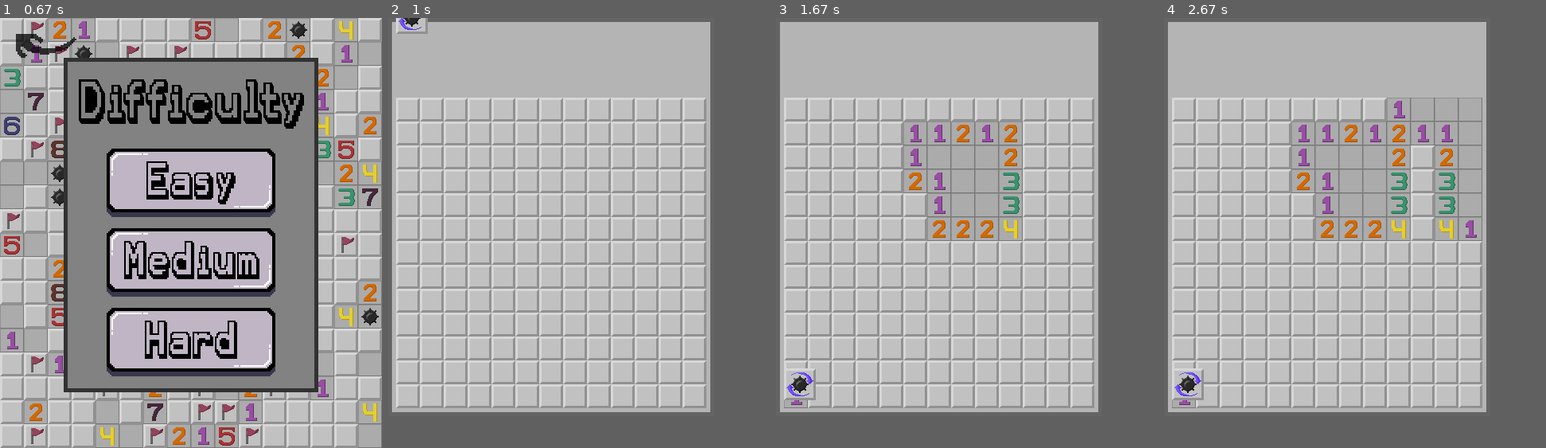
Above: before the commit, frames 1-4 (left to right).
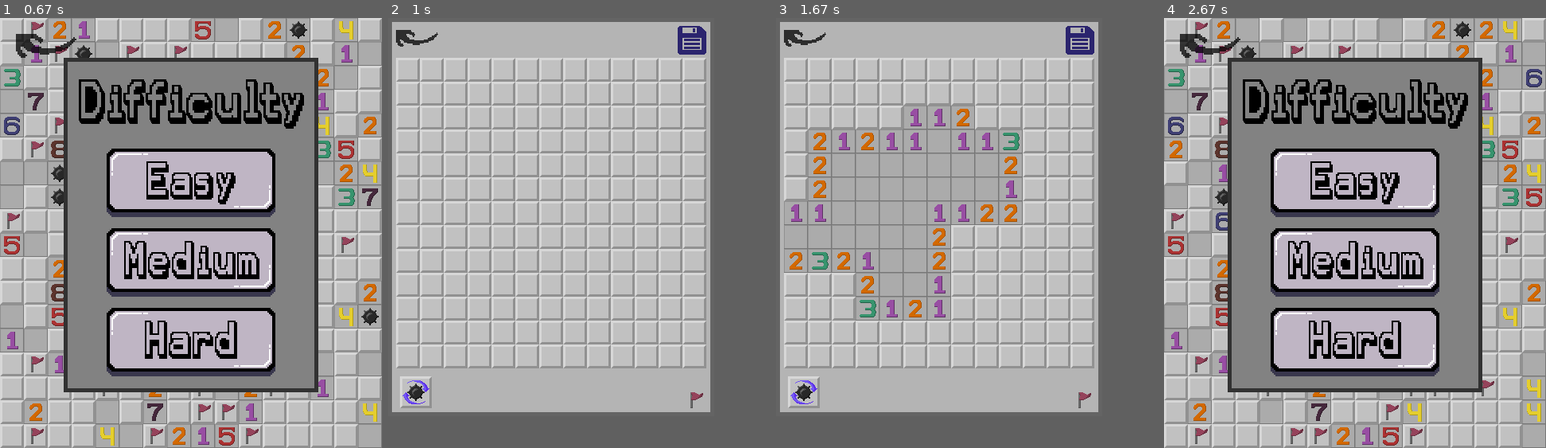
Above: after the commit, the same moments.

Repository: ctu-pjin/2024-i-hra-miny
Game: pygame game, started from pygame_part.py
The game is run twice, just before and just after one commit, with the same random seed, the same clock (stepped at 60 frames per second) and the same inputs.
Inputs (mouse positions are in pixels of both pictures, inside the frame that each line leads up to):
- Up to frame 1 (0.67 s): click (191, 306) at 0.38 s
- Up to frame 2 (1 s): press the mouse at (579, 185) at 0.7 s; move the mouse to (552, 224) at 0.8 s; release the mouse at (529, 263) at 0.93 s
- Up to frame 3 (1.67 s): press the mouse at (967, 185) at 1.03 s; move the mouse to (1005, 138) at 1.13 s; release the mouse at (1047, 91) at 1.27 s; press the mouse at (802, 392) at 1.37 s; move the mouse to (856, 336) at 1.47 s; release the mouse at (909, 280) at 1.6 s
- Up to frame 4 (2.67 s): click (1431, 108) at 1.72 s; click (1194, 39) at 2.05 s; press the mouse at (1431, 108) at 2.53 s; move the mouse to (1408, 224) at 2.63 s
In our replay, in frame 4 the window is 410x500 before the commit and 480x540 after it. These sizes can differ from the game's own. Grey fills any space a smaller window leaves; there, only what the larger window draws over its background counts as a difference.

Frame 1 is identical in both runs. In frame 2, 15% of the frame differs, in the area x 2-84%, y 0-91%; in frame 3, 21%; in frame 4, 61%, in the area x 0-100%, y 0-100%.

Commit message:
Vylepšení Game UI a propojení funkcionality s tlačítky

Diff:
--- a/pole_funkce.py
+++ b/pole_funkce.py
@@ -18,8 +18,6 @@
             elif item == 9:
                 field[i,j] = -1
     uncaged_mines = total_mines - caged_mines
-    print(uncaged_mines)
-    print
     return uncaged_mines, field
 
 def reshuffle(field, bool_field):
@@ -148,9 +146,7 @@
     return field, bool_field
 
 
-def click(x, y, cell_size = 30):
-    dh = 100
-    dw = 10
+def click(x, y, dw, dh, cell_size = 30):
     row = int((y - dh)/cell_size)
     column = int((x-dw)/cell_size)
     return row, column
--- a/pygame_part.py
+++ b/pygame_part.py
@@ -12,6 +12,9 @@
 pygame.init()
 
 screen_width, screen_height = 480, 540
+screen_width_game, screen_height_game = 100, 100
+dw = 10
+dh = 50
 
 MENU_SCREEN_DIMENSIONS = (480, 540)
 GAME_SCREEN_DIMENSIONS = (1024, 768)
@@ -28,6 +31,8 @@
 load_surf_on = pygame.image.load("surfaces/load_button_on.png").convert_alpha()
 back_arrow_surf_on = pygame.image.load("surfaces/back_arrow_flow_on.png").convert_alpha()
 back_arrow_surf_off = pygame.image.load("surfaces/back_arrow_flow_off.png").convert_alpha()
+back_arrow_surf_on_small = pygame.transform.scale_by(back_arrow_surf_on, 0.7)
+back_arrow_surf_off_small = pygame.transform.scale_by(back_arrow_surf_off, 0.7)
 easy_surf_on  = pygame.image.load("surfaces/easy_button_on.png").convert_alpha()
 easy_surf_off  = pygame.image.load("surfaces/easy_button_off.png").convert_alpha()
 medium_surf_on  = pygame.image.load("surfaces/medium_button_on.png").convert_alpha()
@@ -49,52 +54,8 @@
 reshuffle_on_surf = pygame.image.load("surfaces/reshuffle_on.png").convert_alpha()
 reshuffle_off_surf = pygame.image.load("surfaces/reshuffle_off.png").convert_alpha()
 flag_only_surf = pygame.image.load("surfaces/flag_only.png").convert_alpha()
-
-"""Functions for mine_menu background generation"""
-def random_mine_surf():
-    return choice([box_surf] * 30 + [null_surf, flag_surf] * 5 + [mine_surf] * 2 + [one_surf] * 4 + [two_surf] * 3 + [three_surf, four_surf, five_surf] * 2 + [six_surf, seven_surf, eight_surf])
-
-
-def random_mine_screen_plot(w, h, mine_field):
-    random_h, random_w = randint(0, int(h/30)-1), randint(0, int(w/30)-1)
-    mine_field[random_h][random_w] = random_mine_surf()
-    for hh in range(0, h, 30):
-            for ww in range(0, w, 30):
-                screen.blit(mine_field[int(hh/30)][int(ww/30)], (ww, hh))
-
-
-def draw_to_buffer(buffer_surface, mine_field, cell_size=30):
-    """Draw the entire minefield onto the buffer surface."""
-    for row in range(len(mine_field)):
-        for col in range(len(mine_field[row])):
-            buffer_surface.blit(mine_field[row][col], (col * cell_size, row * cell_size))
-
-
-def random_mine_screen_generation(w, h, cell_size = 30):
-    mine_field = []
-    for _ in range(int(h/cell_size)):
-        radek = []
-        for _ in range(int(w/cell_size)):
-            radek.append(random_mine_surf())
-        mine_field.append(radek)
-    return mine_field
-
-
-def update_cell(buffer_surface, mine_field, cell_size=30):
-    """Randomly update a specific cell in the minefield and redraw it on the buffer."""
-    row = randint(0, len(mine_field) - 1)
-    col = randint(0, len(mine_field[0]) - 1)
-    mine_field[row][col] = random_mine_surf()
-    buffer_surface.blit(mine_field[row][col], (col * cell_size, row * cell_size))
-
-
-def load_save():
-    with open("saves.txt") as miny_file:
-        while True:
-            line = miny_file.readline()
-            if line.strip() == "***":
-                break
-            print(line)
+save_icon_on_surf = pygame.image.load("surfaces/save_icon_on.png").convert_alpha()
+save_icon_off_surf = pygame.image.load("surfaces/save_icon_off.png").convert_alpha()
 
 
 # Create rectangles
@@ -109,8 +70,56 @@
 hard_rect_on = hard_surf_on.get_rect(midbottom=(screen_width/2, 450))
 hard_rect_off = hard_surf_off.get_rect(midbottom=(screen_width/2, 450))
 back_arrow_rect = back_arrow_surf_off.get_rect(topleft = (20, 20))
+back_arrow_rect_small = back_arrow_surf_off_small.get_rect(topleft = (10, 15))
 reshuffle_rect = reshuffle_on_surf.get_rect(bottomleft = (10, 20))
 flag_rect = flag_only_surf.get_rect(bottomright = (screen_width-10, screen_height-10))
+
+
+"""Functions for mine_menu background generation"""
+def random_mine_surf():
+    return choice([box_surf] * 30 + [null_surf, flag_surf] * 5 + [mine_surf] * 2 + [one_surf] * 4 + [two_surf] * 3 + [three_surf, four_surf, five_surf] * 2 + [six_surf, seven_surf, eight_surf])
+
+
+def random_mine_screen_plot(w, h, mine_field):
+    random_h, random_w = randint(0, int(h/30)-1), randint(0, int(w/30)-1)
+    mine_field[random_h][random_w] = random_mine_surf()
+    for hh in range(0, h, 30):
+            for ww in range(0, w, 30):
+                screen.blit(mine_field[int(hh/30)][int(ww/30)], (ww, hh))
+
+
+def draw_to_buffer(buffer_surface, mine_field, cell_size=30):
+    """Draw the entire minefield onto the buffer surface."""
+    for row in range(len(mine_field)):
+        for col in range(len(mine_field[row])):
+            buffer_surface.blit(mine_field[row][col], (col * cell_size, row * cell_size))
+
+
+def random_mine_screen_generation(w, h, cell_size = 30):
+    mine_field = []
+    for _ in range(int(h/cell_size)):
+        radek = []
+        for _ in range(int(w/cell_size)):
+            radek.append(random_mine_surf())
+        mine_field.append(radek)
+    return mine_field
+
+
+def update_cell(buffer_surface, mine_field, cell_size=30):
+    """Randomly update a specific cell in the minefield and redraw it on the buffer."""
+    row = randint(0, len(mine_field) - 1)
+    col = randint(0, len(mine_field[0]) - 1)
+    mine_field[row][col] = random_mine_surf()
+    buffer_surface.blit(mine_field[row][col], (col * cell_size, row * cell_size))
+
+
+def load_save():
+    with open("saves.txt") as miny_file:
+        while True:
+            line = miny_file.readline()
+            if line.strip() == "***":
+                break
+            print(line)
 
 
 # Part for loading fonts
@@ -132,8 +141,6 @@
 
 
 def plot_bool_field(bool_field, field, cell_size = 30): # minefield plotting
-    dw = 10
-    dh = 100
     for row in range(len(field)):
         for col in range(len(field[row])):
             match bool_field[row,col]:
@@ -165,8 +172,6 @@
                     screen.blit(flag_surf, (col*cell_size+dw, row*cell_size+dh))
 
 def plot_empty_field(width, height, cell_size = 30):
-    dw = 10
-    dh = 100
     for row in range(height):
         for col in range(width):
             screen.blit(box_surf, (col*cell_size+dw, row*cell_size+dh))
@@ -178,7 +183,7 @@
     first_click = False
     new_game_menu = False
     game = False
-    global screen
+    global screen, screen_height_game, screen_width_game
     load_save()
     mines_rect = pygame.Rect(0, 0, 0, 0)
 
@@ -200,11 +205,11 @@
                 if event.type == pygame.MOUSEBUTTONUP:
                     if event.button == 1:
                         if easy_rect_on.collidepoint(pygame.mouse.get_pos()):
-                            width, height, pocet_min = 9, 9, 15
+                            width, height, pocet_min = 9, 9, 12
                         elif medium_rect_on.collidepoint(pygame.mouse.get_pos()):
                             width, height, pocet_min = 13, 13, 30
                         elif hard_rect_on.collidepoint(pygame.mouse.get_pos()):
-                            width, height, pocet_min = 30, 18, 160
+                            width, height, pocet_min = 60, 30, 130
                         elif back_arrow_rect.collidepoint(pygame.mouse.get_pos()):
                             screen = pygame.display.set_mode(MENU_SCREEN_DIMENSIONS)
                             menu = True
@@ -213,8 +218,10 @@
 
                         # Set up the game if a difficulty button was clicked
                         if easy_rect_on.collidepoint(pygame.mouse.get_pos()) or medium_rect_on.collidepoint(pygame.mouse.get_pos()) or hard_rect_on.collidepoint(pygame.mouse.get_pos()):
-                            mines_rect = pygame.Rect(10, 100, width*30, height*30)
-                            screen = pygame.display.set_mode((width*30+20, height*30 + 110))
+                            mines_rect = pygame.Rect(dw, dh, width*30, height*30)
+                            screen_width_game = width*30 + dw + 10
+                            screen_height_game = height*30 + 2*dh + 10
+                            screen = pygame.display.set_mode((screen_width_game, screen_height_game))
                             new_game_menu = False
                             game = True
                             first_click = True
@@ -223,17 +230,31 @@
 
             elif game:
                 if first_click is True:
-                    if event.type == pygame.MOUSEBUTTONDOWN:
+                    if event.type == pygame.MOUSEBUTTONUP:
+                        if event.button == 1 and back_arrow_rect_small.collidepoint(pygame.mouse.get_pos()):
+                            game = False
+                            new_game_menu = True
+                            first_click = True
+                            screen = pygame.display.set_mode(MENU_SCREEN_DIMENSIONS)
+                    elif event.type == pygame.MOUSEBUTTONDOWN:
                         if event.button == 1 and mines_rect.collidepoint(pygame.mouse.get_pos()):
                             x_click, y_click = pygame.mouse.get_pos()[0], pygame.mouse.get_pos()[1]
-                            row, collumn = pole_funkce.click(x_click, y_click)
+                            row, collumn = pole_funkce.click(x_click, y_click, dw, dh)
                             first_click = False
                             field, bool_field = pole_funkce.field_description(width, height, pocet_min, row, collumn)
                 else:
-                    if event.type == pygame.MOUSEBUTTONDOWN:
-                        if event.button == 1 and mines_rect.collidepoint(pygame.mouse.get_pos()):
+                    if event.type == pygame.MOUSEBUTTONUP:
+                        if event.button == 1 and back_arrow_rect_small.collidepoint(pygame.mouse.get_pos()):
+                            game = False
+                            new_game_menu = True
+                            first_click = True
+                            screen = pygame.display.set_mode(MENU_SCREEN_DIMENSIONS)
+                    elif event.type == pygame.MOUSEBUTTONDOWN:
+                        if event.button == 1 and 15 < pygame.mouse.get_pos()[0] < 55 and screen_height_game - 50 < pygame.mouse.get_pos()[1] < screen_height_game - 10:
+                            field, bool_field = pole_funkce.reshuffle(field, bool_field)
+                        elif event.button == 1 and mines_rect.collidepoint(pygame.mouse.get_pos()):
                             x_click, y_click = pygame.mouse.get_pos()[0], pygame.mouse.get_pos()[1]
-                            row, collumn = pole_funkce.click(x_click, y_click)
+                            row, collumn = pole_funkce.click(x_click, y_click, dw, dh)
                             # pole_funkce.update_field(row, collumn)
                             if field[row][collumn] == 9:
                                 ...
@@ -241,13 +262,12 @@
                             field, bool_field = pole_funkce.update_field(field, bool_field, row, collumn)
                         elif event.button == 3 and mines_rect.collidepoint(pygame.mouse.get_pos()):
                             x_click, y_click = pygame.mouse.get_pos()[0], pygame.mouse.get_pos()[1]
-                            row, collumn = pole_funkce.click(x_click, y_click)
+                            row, collumn = pole_funkce.click(x_click, y_click, dw, dh)
                             if bool_field[row][collumn] == 0:
                                 bool_field[row][collumn] = 2
                             elif bool_field[row][collumn] == 2:
                                 bool_field[row][collumn] = 0
-                        elif event.button == 1 and reshuffle_rect.collidepoint(pygame.mouse.get_pos()):
-                            field, bool_field = pole_funkce.reshuffle(field, bool_field)
+
 
         # This part is for drawing pictures on the screen
         if menu:  # this is drawn, while menu is active
@@ -292,26 +312,43 @@
         if game:
             if first_click is True:
                 screen.fill((100, 100, 100))
-                pygame.draw.rect(screen, (180, 180, 180), (5, 5, width*30+10, height*30+100))
+                pygame.draw.rect(screen, (180, 180, 180), (5, 5, width*30+10, height*30+dh*2))
                 plot_empty_field(width, height)
-                if reshuffle_rect.collidepoint(pygame.mouse.get_pos()):
-                    screen.blit(reshuffle_on_surf, reshuffle_rect)
-                else:
-                    screen.blit(reshuffle_off_surf, reshuffle_rect)
-                screen.blit(flag_only_surf, flag_rect)
+
+                if 15 < pygame.mouse.get_pos()[0] < 55 and screen_height_game - 50 < pygame.mouse.get_pos()[1] < screen_height_game - 10:
+                    screen.blit(reshuffle_on_surf, (15, screen_height_game-50))
+                else:
+                    screen.blit(reshuffle_off_surf, (15, screen_height_game-50))
+
+                screen.blit(flag_only_surf, (screen_width_game-30, screen_height_game-30))
+
+                if back_arrow_rect_small.collidepoint(pygame.mouse.get_pos()):
+                    screen.blit(back_arrow_surf_on_small, back_arrow_rect_small)
+                else:
+                    screen.blit(back_arrow_surf_off_small, back_arrow_rect_small)
+
+                if screen_width_game - 46 < pygame.mouse.get_pos()[0] < screen_width_game - 10 and 10 < pygame.mouse.get_pos()[1] < 46:
+                    screen.blit(save_icon_on_surf, (screen_width_game - 46, 10))
+                else:
+                    screen.blit(save_icon_off_surf, (screen_width_game - 46, 10))
             else:
                 # plot_bool_field()
                 screen.fill((100, 100, 100))
-                pygame.draw.rect(screen, (180, 180, 180), (5, 5, width*30+10, height*30+100))
-                """for radek in range(len(bool_field)):
-                    for sloupec in range(len(bool_field[0])):
-                        bool_field[radek][sloupec] = 1"""
+                pygame.draw.rect(screen, (180, 180, 180), (5, 5, width*30+10, height*30 + dh*2))
                 plot_bool_field(bool_field, field)
-                if reshuffle_rect.collidepoint(pygame.mouse.get_pos()):
-                    screen.blit(reshuffle_on_surf, (10, 50+height*30))
-                else:
-                    screen.blit(reshuffle_off_surf, (10, 50+height*30))
-                screen.blit(flag_only_surf, flag_rect)
+                if 15 < pygame.mouse.get_pos()[0] < 55 and screen_height_game - 50 < pygame.mouse.get_pos()[1] < screen_height_game - 10:
+                    screen.blit(reshuffle_on_surf, (15, screen_height_game-50))
+                else:
+                    screen.blit(reshuffle_off_surf, (15, screen_height_game-50))
+                screen.blit(flag_only_surf, (screen_width_game-30, screen_height_game-30))
+                if back_arrow_rect_small.collidepoint(pygame.mouse.get_pos()):
+                    screen.blit(back_arrow_surf_on_small, back_arrow_rect_small)
+                else:
+                    screen.blit(back_arrow_surf_off_small, back_arrow_rect_small)
+                if screen_width_game - 46 < pygame.mouse.get_pos()[0] < screen_width_game - 10 and 10 < pygame.mouse.get_pos()[1] < 46:
+                    screen.blit(save_icon_on_surf, (screen_width_game - 46, 10))
+                else:
+                    screen.blit(save_icon_off_surf, (screen_width_game - 46, 10))
 
         pygame.display.flip()
         clock.tick(60) # Limits the game to 60 fps, better for slower CPU
